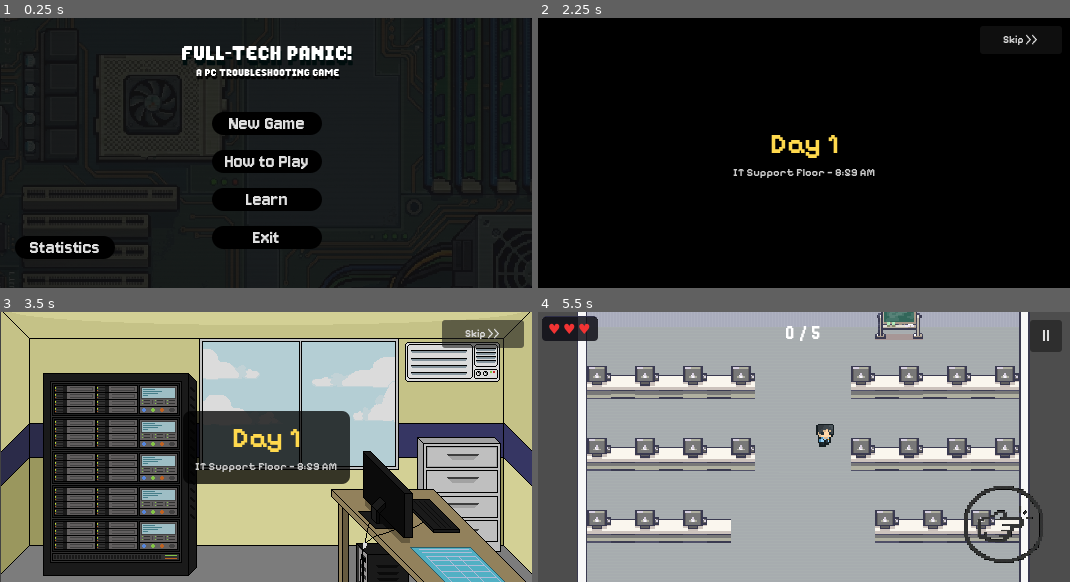
Above: before the commit, frames 1-4 (two rows, left to right).
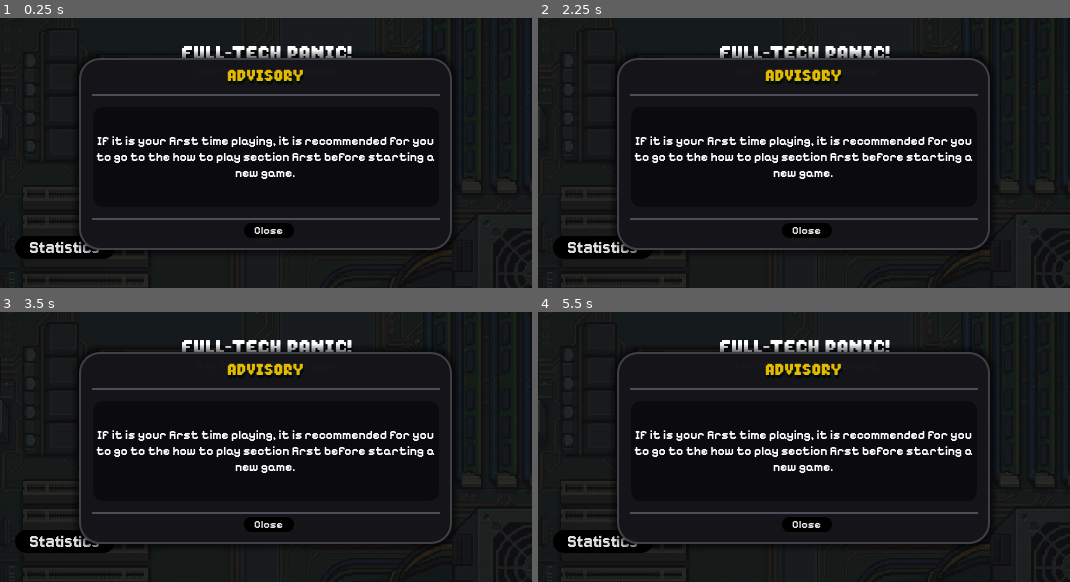
Above: after the commit, the same moments.

Repository: Raikosuu/Full-Tech-Panic_Public
Game: Godot game, scene res://scenes/main_menu.tscn
Same seed, same stepped clock (60 frames per second), same inputs: the game is played once before the commit and once after it. Video files are missing from this copy of the repository; at most half a second of black plays in their place.
Inputs (mouse positions are in pixels of both pictures, inside the frame that each line leads up to):
- Up to frame 1 (0.25 s): no input
- Up to frame 2 (2.25 s): click "How to Play" at 0.5 s; click (559, 28) at 1.25 s, where only the run before the commit has a clickable "← Back"; click "New Game" at 2 s
- Up to frame 3 (3.5 s): click (266, 417) at 2.75 s, where only the run after the commit has a clickable "New Game"
- Up to frame 4 (5.5 s): click (1022, 333) at 3.5 s, where only the run before the commit has a clickable "Skip >>"; click (1022, 333) at 4.25 s, where only the run before the commit has a clickable "Skip >>"; tap Enter at 5 s; move the mouse to (921, 433) at 5.02 s; hold D (move_right) from 5.03 s (still down); hold E (interact) from 5.03 s (still down); click (921, 433) at 5.17 s; tap Space at 5.27 s

The runs differ from the first frame. In frame 1, 11% of the frame differs, in the area x 14-85%, y 12-88%; in frame 2, 59%; in frame 3, 86%; in frame 4, 98%, in the area x 0-100%, y 0-100%.

Commit message:
minor visual updates
added an advisory note whenever the player starts the game. as well as minigame indicators in assembly and disassembly minigames.

Diff:
--- a/mainmenu/scripts/main_menu.gd
+++ b/mainmenu/scripts/main_menu.gd
@@ -10,6 +10,7 @@
 	_refresh_save_buttons()
 	BGMManager.play(GameState.BGM_MENU)
 	$DeleteSaveMenu.save_deleted.connect(_refresh_save_buttons)
+	$note_menu.visible = true
 
 func _on_continue_pressed() -> void:
 	GameState.load_game()
--- a/scenes/main_menu.tscn
+++ b/scenes/main_menu.tscn
@@ -5,6 +5,7 @@
 [ext_resource type="FontFile" uid="uid://can2uc4aidbtp" path="res://mainmenu/font/PixelGamer-Regular.otf" id="2_ekxnf"]
 [ext_resource type="Texture2D" uid="uid://jof4loc0tlbx" path="res://mainmenu/graphics/settings.png" id="2_wu84c"]
 [ext_resource type="FontFile" uid="uid://bjj6dqwmit5q1" path="res://assets/fonts/Pixelify_Sans/Jersey10-Regular.ttf" id="4_tbmy8"]
+[ext_resource type="PackedScene" uid="uid://cbg2snvan6umc" path="res://scenes/note_menu.tscn" id="6_jk1qb"]
 [ext_resource type="Script" uid="uid://ctnipvdu4axmc" path="res://mainmenu/scripts/audio_control.gd" id="6_rtw2f"]
 [ext_resource type="PackedScene" uid="uid://bjdlerpse2v8" path="res://scenes/del_save_menu.tscn" id="6_tbmy8"]
 [ext_resource type="PackedScene" uid="uid://dbvt3oj31i8bl" path="res://scenes/stats_menu.tscn" id="stats_menu_ref"]
@@ -306,7 +307,15 @@
 horizontal_alignment = 1
 vertical_alignment = 1
 
-[node name="DeleteSaveMenu" parent="." unique_id=2125809956 instance=ExtResource("6_tbmy8")]
+[node name="note_menu" parent="." unique_id=2125809956 instance=ExtResource("6_jk1qb")]
+visible = false
+layout_mode = 0
+offset_left = 79.0
+offset_top = 40.0
+offset_right = 452.0
+offset_bottom = 232.0
+
+[node name="DeleteSaveMenu" parent="." unique_id=1995104439 instance=ExtResource("6_tbmy8")]
 visible = false
 layout_mode = 1
 anchors_preset = 8
--- a/scenes/minigame1_assembly.tscn
+++ b/scenes/minigame1_assembly.tscn
@@ -18,6 +18,7 @@
 [ext_resource type="PackedScene" uid="uid://ccxttvxg0gs8" path="res://scenes/screws.tscn" id="14_ma84e"]
 [ext_resource type="PackedScene" uid="uid://cgu8yawlh8ece" path="res://scenes/patience_bar.tscn" id="15_kd6cy"]
 [ext_resource type="FontFile" uid="uid://castux4fucj02" path="res://assets/fonts/Pixelify_Sans/static/PixelifySans-Bold.ttf" id="18_joesv"]
+[ext_resource type="FontFile" uid="uid://d0tsw22v1n2in" path="res://assets/fonts/Pixelify_Sans/PixelifySans-VariableFont_wght.ttf" id="19_jdc1m"]
 
 [sub_resource type="SegmentShape2D" id="SegmentShape2D_jicg2"]
 a = Vector2(-81, -44)
@@ -136,6 +137,23 @@
 theme_override_font_sizes/font_size = 16
 text = "||"
 
+[node name="Panel" type="Panel" parent="." unique_id=1597932824]
+offset_left = 281.0
+offset_top = 94.0
+offset_right = 313.0
+offset_bottom = 103.0
+
+[node name="Label" type="Label" parent="Panel" unique_id=341830493]
+layout_mode = 0
+offset_left = -1.0
+offset_top = 1.0
+offset_right = 32.0
+offset_bottom = 10.0
+theme_override_fonts/font = ExtResource("19_jdc1m")
+theme_override_font_sizes/font_size = 5
+text = "PC Assembly"
+horizontal_alignment = 1
+
 [connection signal="pressed" from="PauseButtonLayer/PauseButton" to="." method="_on_pause_button_pressed"]
 
 [editable path="SU_main"]
--- a/scenes/minigame2_disassembly.tscn
+++ b/scenes/minigame2_disassembly.tscn
@@ -18,6 +18,7 @@
 [ext_resource type="PackedScene" uid="uid://cgu8yawlh8ece" path="res://scenes/patience_bar.tscn" id="16_dis"]
 [ext_resource type="PackedScene" uid="uid://b4822qegotx2m" path="res://scenes/disassembly_hotbar.tscn" id="16_if6my"]
 [ext_resource type="FontFile" uid="uid://castux4fucj02" path="res://assets/fonts/Pixelify_Sans/static/PixelifySans-Bold.ttf" id="18_o38hk"]
+[ext_resource type="FontFile" uid="uid://d0tsw22v1n2in" path="res://assets/fonts/Pixelify_Sans/PixelifySans-VariableFont_wght.ttf" id="19_r1vca"]
 
 [sub_resource type="SegmentShape2D" id="SegmentShape2D_l"]
 a = Vector2(-81, -44)
@@ -193,6 +194,23 @@
 theme_override_fonts/font = ExtResource("18_o38hk")
 text = "||"
 
+[node name="Panel" type="Panel" parent="." unique_id=333943454]
+offset_left = 271.0
+offset_top = 94.0
+offset_right = 310.0
+offset_bottom = 103.0
+
+[node name="Label" type="Label" parent="Panel" unique_id=1336501281]
+layout_mode = 0
+offset_left = 1.0
+offset_top = 1.0
+offset_right = 38.0
+offset_bottom = 10.0
+theme_override_fonts/font = ExtResource("19_r1vca")
+theme_override_font_sizes/font_size = 5
+text = "PC Disassembly"
+horizontal_alignment = 1
+
 [connection signal="pressed" from="PauseButtonLayer/PauseButton" to="." method="_on_pause_button_pressed"]
 
 [editable path="SU_main"]
--- /dev/null
+++ b/scenes/note_menu.gd
@@ -0,0 +1,4 @@
+extends Panel
+
+func _on_close_button_pressed() -> void:
+	hide()
--- /dev/null
+++ b/scenes/note_menu.tscn
@@ -0,0 +1,139 @@
+[gd_scene format=3 uid="uid://cbg2snvan6umc"]
+
+[ext_resource type="Script" uid="uid://b6rlmqfkbrggg" path="res://scenes/note_menu.gd" id="1_aep66"]
+[ext_resource type="FontFile" uid="uid://can2uc4aidbtp" path="res://mainmenu/font/PixelGamer-Regular.otf" id="2_st76v"]
+[ext_resource type="FontFile" uid="uid://c1dh3d4255a1l" path="res://assets/fonts/Pixelify_Sans/static/PixelifySans-Regular.ttf" id="3_xomsb"]
+[ext_resource type="FontFile" uid="uid://castux4fucj02" path="res://assets/fonts/Pixelify_Sans/static/PixelifySans-Bold.ttf" id="4_txsar"]
+
+[sub_resource type="StyleBoxFlat" id="StyleBoxFlat_panel"]
+bg_color = Color(0.08, 0.08, 0.1, 0.97)
+border_width_left = 2
+border_width_top = 2
+border_width_right = 2
+border_width_bottom = 2
+border_color = Color(0.25, 0.25, 0.28, 1)
+corner_radius_top_left = 20
+corner_radius_top_right = 20
+corner_radius_bottom_right = 20
+corner_radius_bottom_left = 20
+shadow_size = 8
+
+[sub_resource type="StyleBoxLine" id="StyleBoxLine_sep"]
+color = Color(0.3, 0.3, 0.35, 1)
+thickness = 2
+
+[sub_resource type="StyleBoxFlat" id="StyleBoxFlat_row"]
+bg_color = Color(0.04, 0.04, 0.06, 1)
+corner_radius_top_left = 10
+corner_radius_top_right = 10
+corner_radius_bottom_right = 10
+corner_radius_bottom_left = 10
+
+[sub_resource type="StyleBoxFlat" id="StyleBoxFlat_btn_normal"]
+bg_color = Color(0, 0, 0, 1)
+corner_radius_top_left = 20
+corner_radius_top_right = 20
+corner_radius_bottom_right = 20
+corner_radius_bottom_left = 20
+
+[sub_resource type="StyleBoxFlat" id="StyleBoxFlat_btn_pressed"]
+bg_color = Color(0, 0, 0, 1)
+corner_radius_top_left = 20
+corner_radius_top_right = 20
+corner_radius_bottom_right = 20
+corner_radius_bottom_left = 20
+
+[sub_resource type="StyleBoxFlat" id="StyleBoxFlat_btn_hover"]
+bg_color = Color(0.42745098, 0.42745098, 0.42745098, 1)
+corner_radius_top_left = 20
+corner_radius_top_right = 20
+corner_radius_bottom_right = 20
+corner_radius_bottom_left = 20
+
+[node name="note_menu" type="Panel" unique_id=2125809956]
+offset_left = 168.0
+offset_top = 30.0
+offset_right = 352.0
+offset_bottom = 225.0
+theme_override_styles/panel = SubResource("StyleBoxFlat_panel")
+script = ExtResource("1_aep66")
+
+[node name="VBoxContainer" type="VBoxContainer" parent="." unique_id=11910507]
+layout_mode = 1
+anchors_preset = 15
+anchor_right = 1.0
+anchor_bottom = 1.0
+offset_left = 14.0
+offset_top = 11.0
+offset_right = -13.0
+grow_horizontal = 2
+grow_vertical = 2
+theme_override_constants/separation = 10
+
+[node name="Title" type="Label" parent="VBoxContainer" unique_id=597717759]
+layout_mode = 2
+theme_override_colors/font_color = Color(0.8877383, 0.7296359, 0, 1)
+theme_override_colors/font_shadow_color = Color(0, 0.05, 0.05, 1)
+theme_override_constants/shadow_offset_y = 3
+theme_override_fonts/font = ExtResource("2_st76v")
+theme_override_font_sizes/font_size = 16
+text = "advisory"
+horizontal_alignment = 1
+
+[node name="Separator" type="HSeparator" parent="VBoxContainer" unique_id=1053640093]
+layout_mode = 2
+theme_override_styles/separator = SubResource("StyleBoxLine_sep")
+
+[node name="Warning Text Box" type="PanelContainer" parent="VBoxContainer" unique_id=232012681]
+custom_minimum_size = Vector2(0, 25)
+layout_mode = 2
+theme_override_styles/panel = SubResource("StyleBoxFlat_row")
+
+[node name="HBox" type="HBoxContainer" parent="VBoxContainer/Warning Text Box" unique_id=1287610590]
+custom_minimum_size = Vector2(0, 100)
+layout_mode = 2
+theme_override_constants/separation = 0
+
+[node name="DeleteDetails" type="RichTextLabel" parent="VBoxContainer/Warning Text Box/HBox" unique_id=1370767470]
+layout_mode = 2
+size_flags_horizontal = 3
+theme_override_fonts/normal_font = ExtResource("3_xomsb")
+theme_override_fonts/bold_font = ExtResource("4_txsar")
+theme_override_font_sizes/normal_font_size = 12
+theme_override_font_sizes/bold_font_size = 12
+bbcode_enabled = true
+text = "[b]If it is your first time playing, it is recommended for you to go to the how to play section first before starting a new game."
+horizontal_alignment = 1
+vertical_alignment = 1
+
+[node name="Separator2" type="HSeparator" parent="VBoxContainer" unique_id=1184391052]
+layout_mode = 2
+theme_override_styles/separator = SubResource("StyleBoxLine_sep")
+
+[node name="HBoxContainer" type="HBoxContainer" parent="." unique_id=646994594]
+layout_mode = 1
+anchors_preset = 7
+anchor_left = 0.5
+anchor_top = 1.0
+anchor_right = 0.5
+anchor_bottom = 1.0
+offset_left = -72.0
+offset_top = -27.0
+offset_right = 78.0
+offset_bottom = -12.0
+grow_horizontal = 2
+grow_vertical = 0
+theme_override_constants/separation = 50
+alignment = 1
+
+[node name="CloseButton" type="Button" parent="HBoxContainer" unique_id=1110899443]
+custom_minimum_size = Vector2(50, 0)
+layout_mode = 2
+theme_override_fonts/font = ExtResource("4_txsar")
+theme_override_font_sizes/font_size = 11
+theme_override_styles/normal = SubResource("StyleBoxFlat_btn_normal")
+theme_override_styles/pressed = SubResource("StyleBoxFlat_btn_pressed")
+theme_override_styles/hover = SubResource("StyleBoxFlat_btn_hover")
+text = "Close"
+
+[connection signal="pressed" from="HBoxContainer/CloseButton" to="." method="_on_close_button_pressed"]
--- a/scenes/screws.tscn
+++ b/scenes/screws.tscn
@@ -15,3 +15,15 @@
 
 [node name="CollisionShape2D" type="CollisionShape2D" parent="." unique_id=1819689467]
 shape = SubResource("RectangleShape2D_x8gdb")
+
+[node name="Line1" type="Line2D" parent="." unique_id=355176458]
+scale = Vector2(0.56, 1)
+points = PackedVector2Array(0, 0, 1, 0, -1, 0)
+width = 0.5
+default_color = Color(0, 0, 0, 1)
+
+[node name="Line2" type="Line2D" parent="." unique_id=144600524]
+scale = Vector2(1, 0.64)
+points = PackedVector2Array(0, 0, 0, -1, 0, 1)
+width = 0.5
+default_color = Color(0, 0, 0, 1)
--- a/scripts/how_to_play.gd
+++ b/scripts/how_to_play.gd
@@ -46,7 +46,7 @@
 [b]Patience Bar[/b]
 Every User has a [color=#ffdd44]patience bar[/color] that drains while you work. If it empties before you finish, the customer leaves and you lose a [color=#ff9933]life.[/color] You only have a limited number of lives per stage — don't waste them.
 
-[b]Mini-Games[/b]
+[b]Minigames[/b]
 [color=#aaddff]PC Assembly[/color] — A User brings in loose parts. Install each component into the system unit in the correct order before time runs out.
 [color=#aaddff]PC Disassembly[/color] — Remove all components from the system unit in the proper sequence. Order matters — don't yank the wrong part first.
 [color=#aaddff]RJ45 Crimping (T568-B)[/color] — Arrange the eight wires in T568-B color order inside the connector, then hit CRIMP before the timer expires.
Not shown, added: scenes/note_menu.gd.uid
